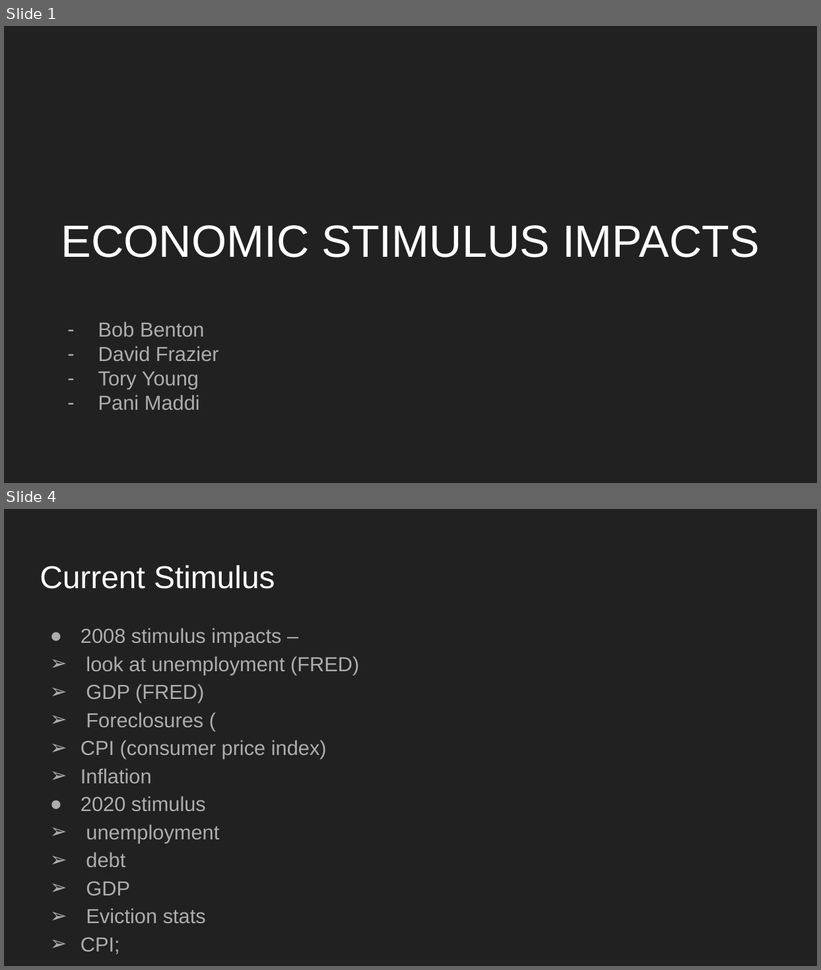
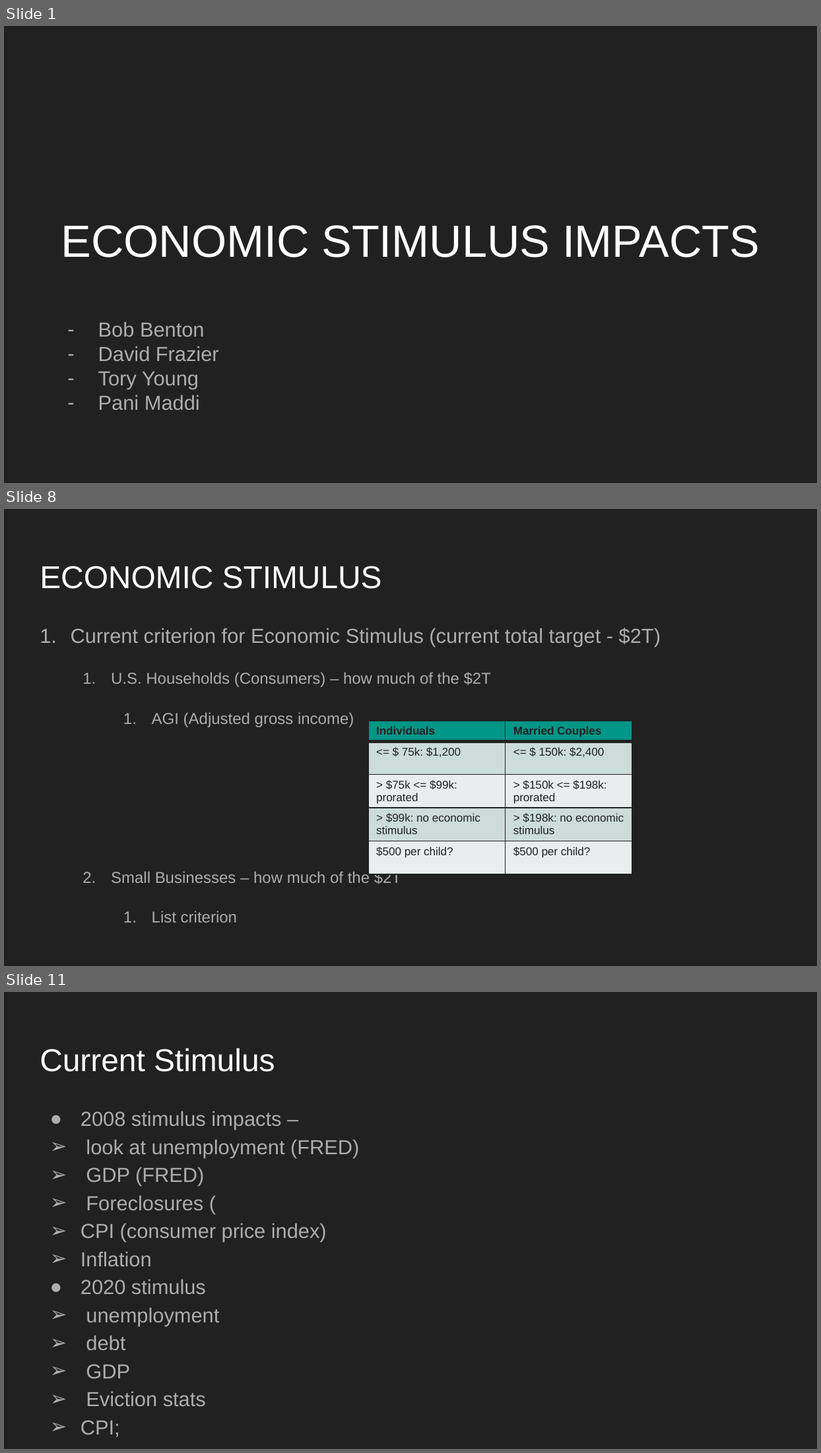
Before and after one commit to tyoung65/Econimic_Stimulus_Research-, a slide deck: ECONOMIC STIMULUS IMPACTS.pptx. Shown one above the other, each under a label of ours: slides 1 and 4 before the commit, slides 1, 8 and 11 after it; the slides between them are not shown. The pictures are 821x970 and 821x1453 pixels, drawn with LibreOffice and Linux fonts; fonts in the diff are those of the drawing. Boxes give left, top, right and bottom in pixels: in the first picture for what was removed or moved away, otherwise in the second. Text is boxed around its words. In the diff, an @@ line names an element or a change of style, - is before the commit and + after.

```diff
--- a/ECONOMIC STIMULUS IMPACTS.pptx
+++ b/ECONOMIC STIMULUS IMPACTS.pptx
@@ slide 8 added at box(4, 509, 817, 966), background #212121 @@
@@ title added at box(40, 566, 382, 589), 28 pt, text #FFFFFF @@
+ECONOMIC STIMULUS
@@ text added at box(71, 628, 661, 923), 14 pt, text #ADADAD @@
+1. Current criterion for Economic Stimulus (current total target - $2T)
+  1. U.S. Households (Consumers) – how much of the $2T
+    1. AGI (Adjusted gross income)
+  2. Small Businesses – how much of the $2T
+    1. List criterion
@@ table added at box(368, 722, 632, 881), 5 rows, 2 columns @@
+Individuals | Married Couples
+<= $ 75k: $1,200 | <= $ 150k: $2,400
+> $75k <= $99k: prorated | > $150k <= $198k: prorated
+> $99k: no economic stimulus | > $198k: no economic stimulus
+$500 per child? | $500 per child?
@@ what was slide 4 is now slide 11 @@
```
Also in this commit, not shown: 2 slides changed, 6 other slides added, 1 other file.
